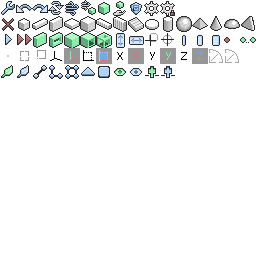
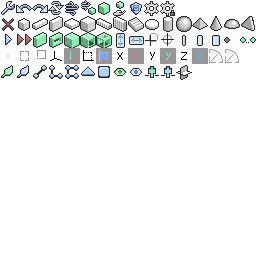
Comparing the layer stacks of the two 256px x 256px images. Changes:
added layer "Layer #2" above "Layer #1" over (178, 66, 190, 79)
added layer "Layer #1" above "icons.png" over (176, 69, 192, 76)
painted on "icons.png" over (75, 65, 188, 80)
